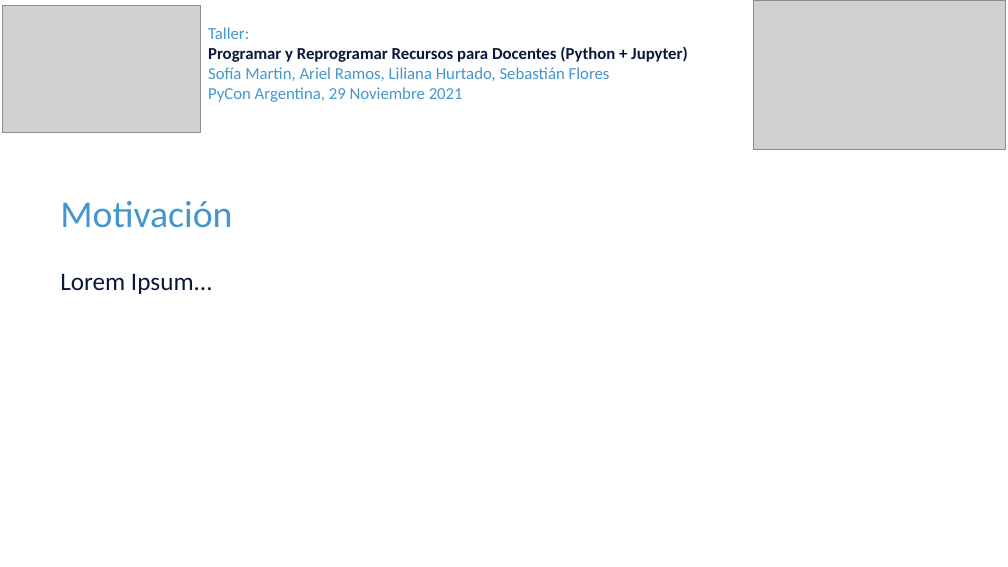
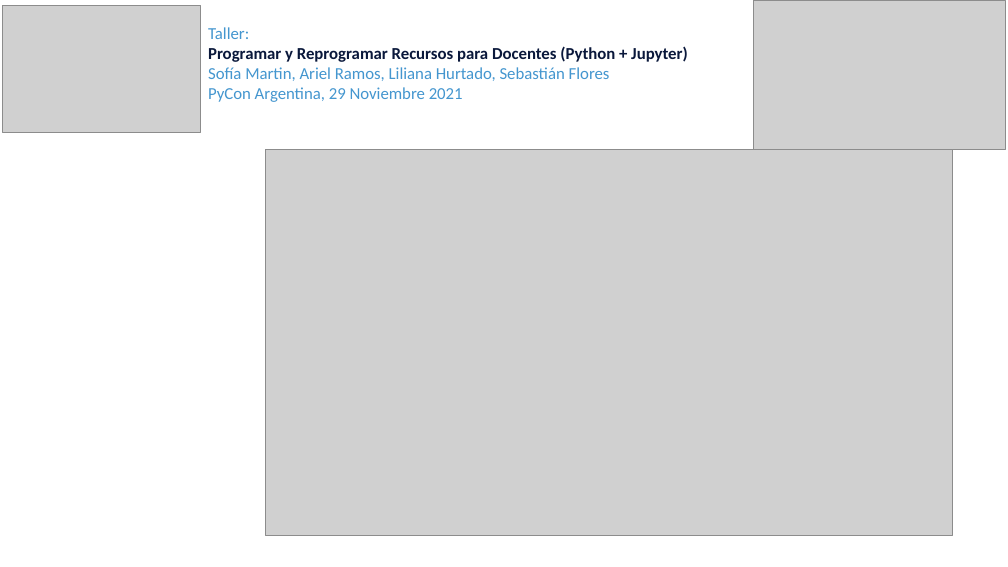
Before and after one commit to sebastiandres/pycon_ar, a slide deck: slide 8 of Parte1-Liliana-Motivacion.pptx (slide 5 before the commit). Drawn at 1008x567 pixels with LibreOffice and Linux fonts; fonts in the diff are those of the drawing; grey boxes stand for pictures. Boxes give left, top, right and bottom in pixels: in the first picture for what was removed or moved away, otherwise in the second. Text is boxed around its words. In the diff, an @@ line names an element or a change of style, - is before the commit and + after.

```diff
--- a/Parte1-Liliana-Motivacion.pptx
+++ b/Parte1-Liliana-Motivacion.pptx
@@ picture added at bbox=[265, 149, 953, 535] @@
@@ text removed at bbox=[60, 201, 232, 294] @@
-Motivación
-Lorem Ipsum...
```
Also in this commit, not shown: 2 other slides changed, 4 slides added, 1 other file.
